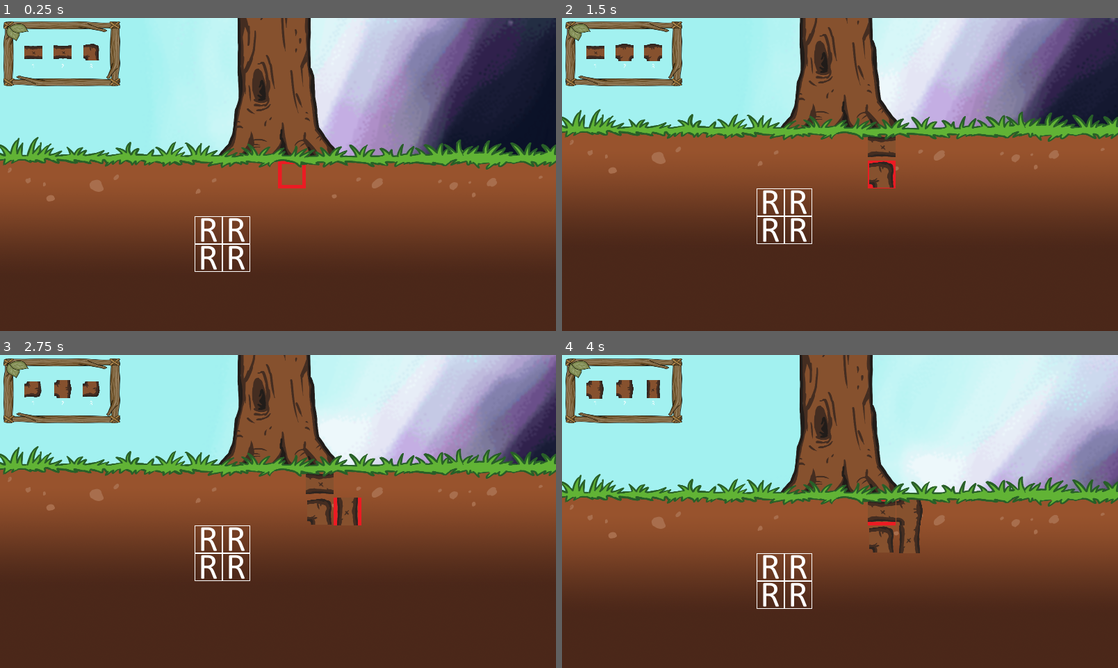
Above: before the commit, frames 1-4 (two rows, left to right).
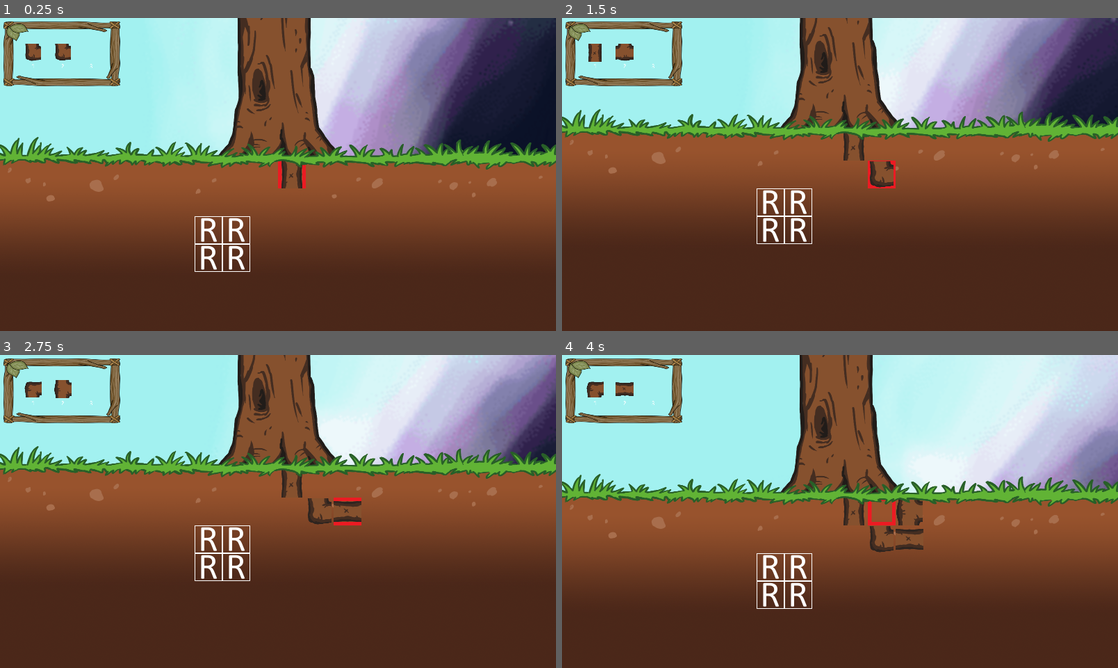
Above: after the commit, the same moments.

Repository: DEF-42/treeOfLife
Game: Godot game, scene res://Scenes/World.tscn
Two runs of this game, one before a commit and one after it. Both use one fixed random seed, a clock stepped at 60 frames per second and the inputs below.
Inputs:
- Up to frame 1 (0.25 s): no input
- Up to frame 2 (1.5 s): hold Right (ui_right) 0.53-1.28 s; tap Keypad 1 (first_root) at 0.6, 1.35 s; hold Down (ui_down) from 1.28 s (still down)
- Up to frame 3 (2.75 s): release Down (ui_down) at 2.03 s; hold Right (ui_right) from 2.03 s (still down); tap Keypad 0 (rotate_roots) at 2.1 s; tap Keypad 1 (first_root) at 2.3 s
- Up to frame 4 (4 s): release Right (ui_right) at 2.78 s; hold Up (ui_up) 2.78-3.53 s; tap Keypad 2 (second_root) at 2.85 s; tap Keypad 1 (first_root) at 3.05, 3.8 s; hold Left (ui_left) from 3.53 s (still down); tap Keypad 3 (third_root) at 3.6 s

The runs differ from the first frame. In frame 1, 0.5% of the frame differs, in the area x 4-55%, y 8-55%; in frame 2, 0.9%; in frame 3, 1.1%; in frame 4, 1.3%, in the area x 4-65%, y 8-64%.

Commit message:
add ost

Diff:
--- a/Scenes/Outside/Enemy.tscn
+++ b/Scenes/Outside/Enemy.tscn
@@ -37,8 +37,8 @@
 "values": [ 0.0, 12.0, 0.0, -12.0, 0.0 ]
 }
 
-[sub_resource type="RectangleShape2D" id=1]
-extents = Vector2( 20.5, 20 )
+[sub_resource type="CircleShape2D" id=1]
+radius = 24.0
 
 [node name="Enemy" type="Node2D"]
 
@@ -65,4 +65,5 @@
 [node name="AudioStreamPlayer2D" type="AudioStreamPlayer2D" parent="."]
 pause_mode = 2
 stream = ExtResource( 3 )
+volume_db = -20.0
 autoplay = true
--- a/Scenes/UI/RootSelector.tscn
+++ b/Scenes/UI/RootSelector.tscn
@@ -59,7 +59,8 @@
 position = Vector2( 263, 133 )
 
 [node name="Root3" parent="RootsGroup" instance=ExtResource( 1 )]
+visible = false
 position = Vector2( 389, 133 )
 
-[node name="RotationSound" type="AudioStreamPlayer2D" parent="."]
+[node name="RotationSound" type="AudioStreamPlayer" parent="."]
 stream = ExtResource( 5 )
--- a/Scenes/Underground/Grid.tscn
+++ b/Scenes/Underground/Grid.tscn
@@ -29,7 +29,7 @@
 limit_left = -40
 limit_right = 1560
 
-[node name="GridSelectorMovement" type="AudioStreamPlayer2D" parent="GridKinematic"]
+[node name="GridSelectorMovement" type="AudioStreamPlayer" parent="GridKinematic"]
 
 [node name="RockGroup" type="Node2D" parent="."]
 position = Vector2( 560, 160 )
@@ -68,5 +68,5 @@
 [node name="Sediment5" parent="SedimentGroup" instance=ExtResource( 6 )]
 position = Vector2( 160, 0 )
 
-[node name="RootPlacedSound" type="AudioStreamPlayer2D" parent="."]
+[node name="RootPlacedSound" type="AudioStreamPlayer" parent="."]
 stream = ExtResource( 7 )
--- a/Scenes/World.tscn
+++ b/Scenes/World.tscn
@@ -7,6 +7,7 @@
 [ext_resource path="res://Scenes/Underground/Grid.tscn" type="PackedScene" id=5]
 [ext_resource path="res://Scripts/DayCycle.gd" type="Script" id=6]
 [ext_resource path="res://Scripts/EnemyLeftSpawner.gd" type="Script" id=7]
+[ext_resource path="res://Scripts/OST.gd" type="Script" id=8]
 
 [sub_resource type="Animation" id=1]
 resource_name = "DayCycleRotation"
@@ -19,7 +20,7 @@
 tracks/0/imported = false
 tracks/0/enabled = true
 tracks/0/keys = {
-"times": PoolRealArray( 0, 60, 90 ),
+"times": PoolRealArray( 0, 59.1, 90 ),
 "transitions": PoolRealArray( 1, 1, 1 ),
 "update": 0,
 "values": [ -80.0, 160.0, 280.0 ]
@@ -31,7 +32,7 @@
 tracks/1/imported = false
 tracks/1/enabled = true
 tracks/1/keys = {
-"times": PoolRealArray( 60, 90 ),
+"times": PoolRealArray( 59.1, 90 ),
 "transitions": PoolRealArray( 1, 1 ),
 "values": [ {
 "args": [  ],
@@ -62,7 +63,7 @@
 
 [node name="DayCycle" type="Sprite" parent="."]
 position = Vector2( 746, 1463 )
-rotation = 4.88692
+rotation = 2.78544
 scale = Vector2( 6.71576, 6.71576 )
 texture = ExtResource( 2 )
 script = ExtResource( 6 )
@@ -103,3 +104,6 @@
 position = Vector2( 1660, 472 )
 
 [node name="ExperienceTick" type="Timer" parent="."]
+
+[node name="OST" type="AudioStreamPlayer" parent="."]
+script = ExtResource( 8 )
--- /dev/null
+++ b/Scripts/OST.gd
@@ -0,0 +1,33 @@
+extends AudioStreamPlayer
+
+const DAY_SOUNDS = {
+	1: preload("res://Sounds/OST/Day_Variation1.wav"),
+	2: preload("res://Sounds/OST/Day_Variation2.wav"),
+}
+var DAY_SOUNDS_SIZE = DAY_SOUNDS.size()
+const NIGHT_SOUNDS = {
+	1: preload("res://Sounds/OST/Night_Variation1.wav"),
+	2: preload("res://Sounds/OST/Night_Variation2.wav"),
+}
+var NIGHT_SOUNDS_SIZE = NIGHT_SOUNDS.size()
+var rng = RandomNumberGenerator.new()
+
+
+func _ready():
+	rng.randomize()
+	EVENTS.connect("day_state_changed", self, "_on_day_state_changed")
+	_randomize_ost(1)
+
+func _on_day_state_changed(state: bool):
+	_randomize_ost(state)
+
+
+### FUNCTIONS ###
+func _randomize_ost(state: bool):
+	var ost;
+	if (state):
+		ost = DAY_SOUNDS.get(rng.randi_range(1, DAY_SOUNDS_SIZE))
+	else:
+		ost = NIGHT_SOUNDS.get(rng.randi_range(1, NIGHT_SOUNDS_SIZE))
+	$".".stream = ost;
+	$".".play()
--- a/Scripts/UI/RootSelector.gd
+++ b/Scripts/UI/RootSelector.gd
@@ -16,6 +16,7 @@
 func _ready():
 	rng.randomize()
 	_randomize_roots()
+	Input.action_press("first_root")
 
 func _process(delta):
 	if Input.is_action_just_pressed("first_root"):
--- a/Scripts/World.gd
+++ b/Scripts/World.gd
@@ -19,7 +19,7 @@
 
 
 ### SIGNALS ###
-func _on_day_state_changed(state):
+func _on_day_state_changed(state: bool):
 	if state:
 		pass
 	else:
Not shown, removed: Assets/UI/placeholder_day_cycle.png.import
Binary file changed: Assets/Underground/root_I.png
Binary file changed: Assets/Underground/root_L.png
Binary file changed: Assets/Underground/root_T.png
Not shown: 1 places in Scenes/World.tscn that only renumber resources
Not shown, added: Sounds/OST/Day_Variation1.wav.import
Not shown, added: Sounds/OST/Day_Variation2.wav.import
Not shown, added: Sounds/OST/Night_Variation1.wav.import
Not shown, added: Sounds/OST/Night_Variation2.wav.import
Not shown, added: Sounds/OST/Day_Variation1.wav
Not shown, added: Sounds/OST/Day_Variation2.wav
Not shown, added: Sounds/OST/Night_Variation1.wav
(and 1 more such lines)
